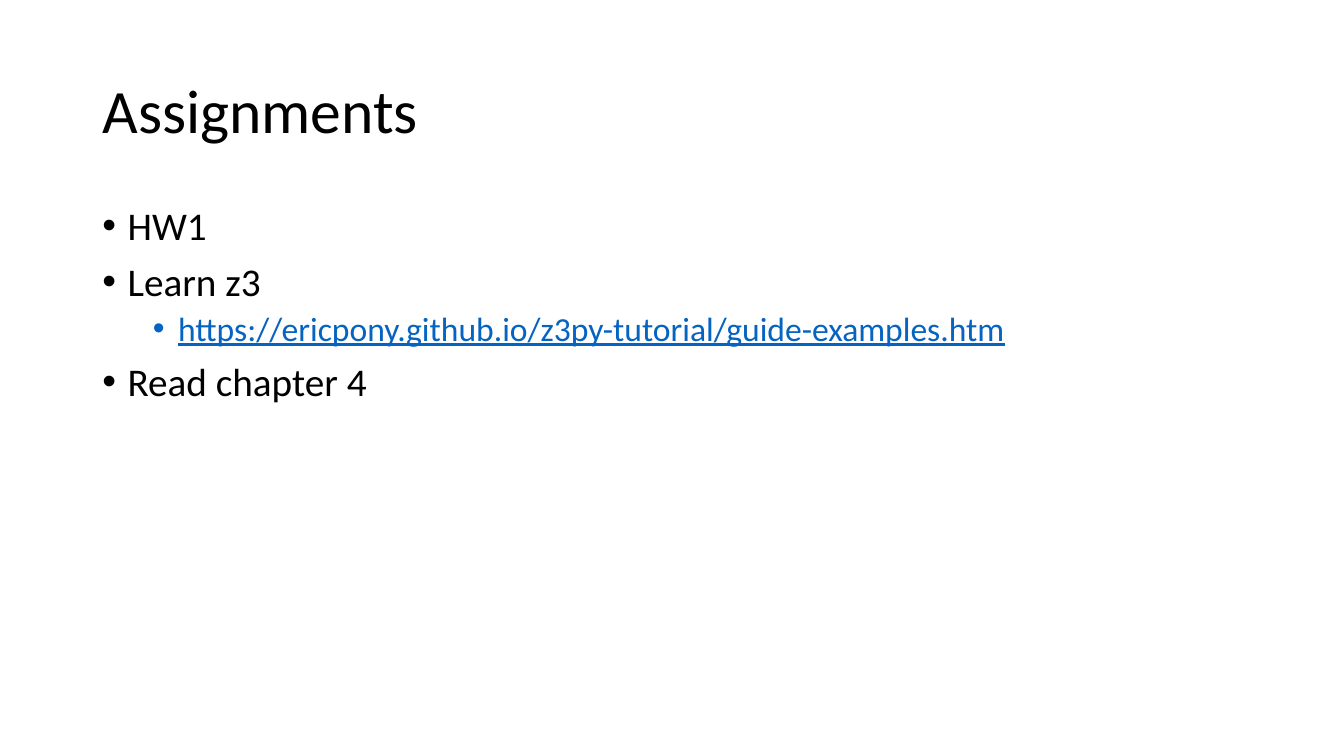
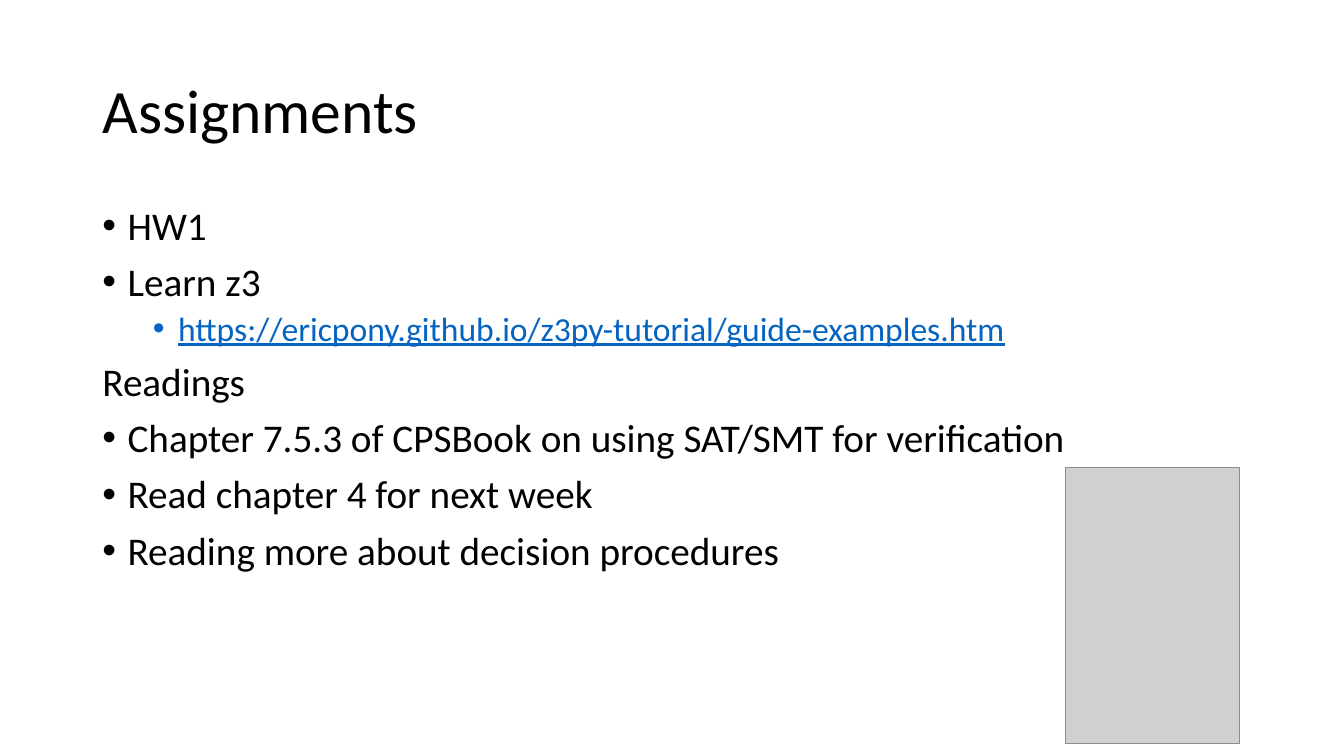
Before and after one commit to sayanmitracode/cpsbooksite, a slide deck: slide 20 of Slides/smt.pptx (slide 19 before the commit). Drawn at 1344x756 pixels with LibreOffice and Linux fonts; fonts in the diff are those of the drawing; grey boxes stand for pictures. Boxes give left, top, right and bottom in pixels: in the first picture for what was removed or moved away, otherwise in the second. Text is boxed around its words. In the diff, an @@ line names an element or a change of style, - is before the commit and + after.

```diff
--- a/Slides/smt.pptx
+++ b/Slides/smt.pptx
@@ text at (102, 368, 1065, 572): text changed @@
-• Read chapter 4
+Readings
+• Chapter 7.5.3 of CPSBook on using SAT/SMT for verification
+• Read chapter 4 for next week
+• Reading more about decision procedures
@@ picture added at (1066, 468, 1240, 744) @@
```
Also in this commit, not shown: 1 other slide changed, 1 slide added, 3 other files.
